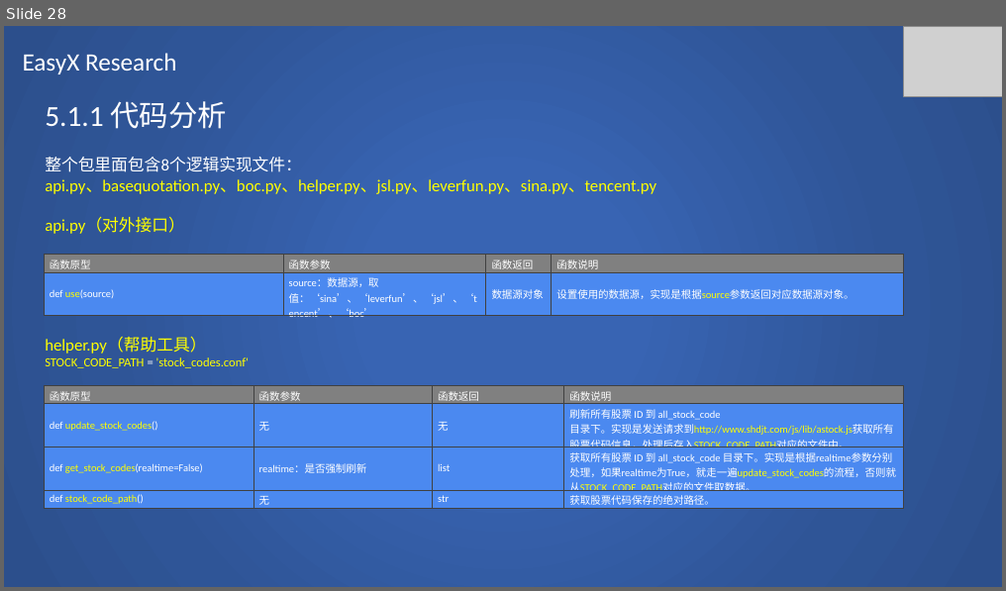
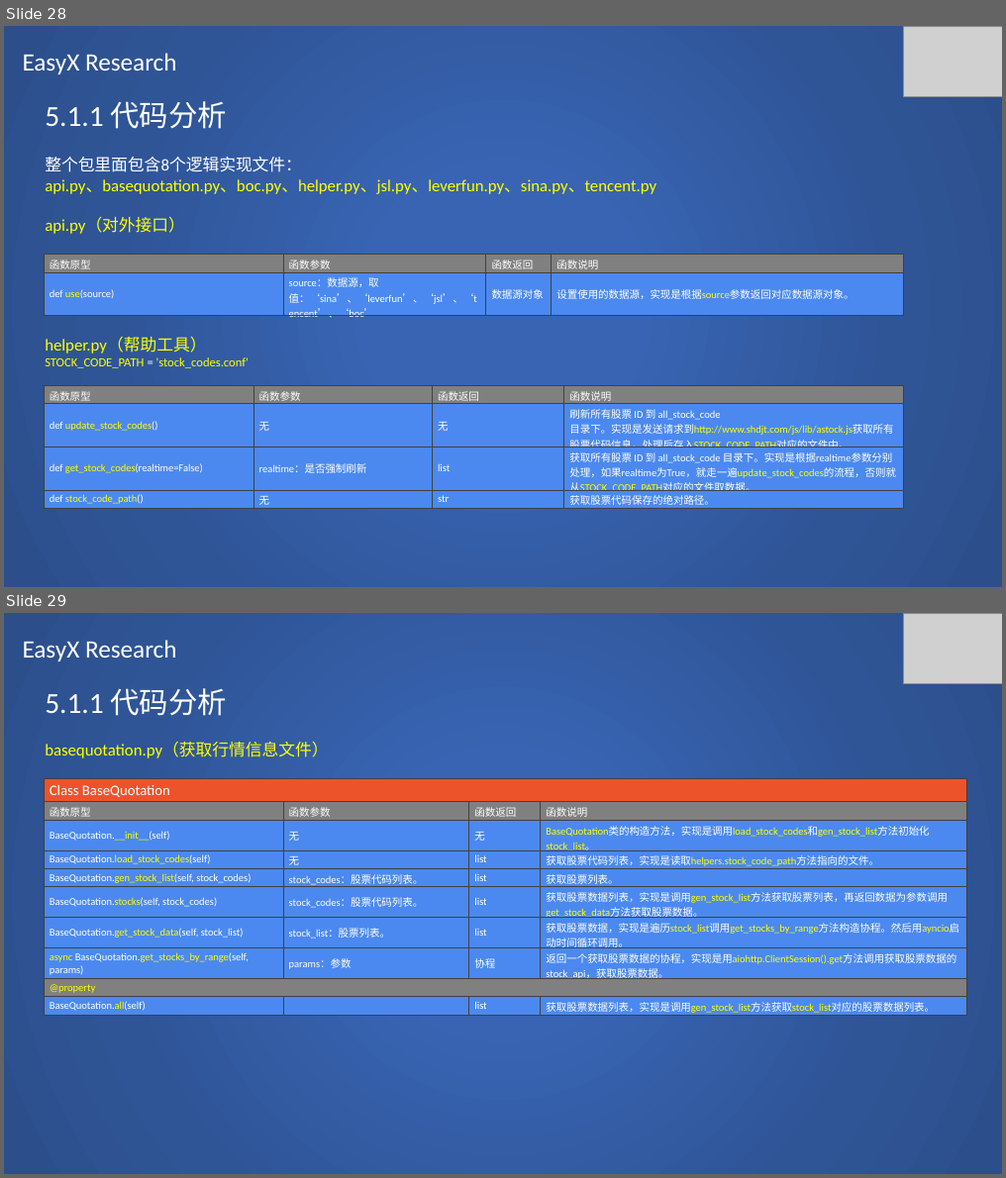
Before and after one commit to SCITLAS/Stellar, a slide deck: Research/easyx_research.pptx. Shown one above the other, each under a label of ours: slide 28 before the commit, slides 28 and 29 after it. The pictures are 1006x591 and 1006x1178 pixels, drawn with LibreOffice and Linux fonts; fonts in the diff are those of the drawing; grey boxes stand for pictures. Boxes give left, top, right and bottom in pixels: in the first picture for what was removed or moved away, otherwise in the second. Text is boxed around its words. In the diff, an @@ line names an element or a change of style, - is before the commit and + after.

Commit message:
60% done

```diff
--- a/Research/easyx_research.pptx
+++ b/Research/easyx_research.pptx
@@ slide 29 added at [4,613,1002,1174], background #FFFFFF @@
@@ rectangle added at [4,613,1002,1174], fill gradient #3864B3 to #2F5597 to #2C4F8C @@
@@ text added at [23,640,177,662], 24 pt, text #FFFFFF @@
+EasyX Research
@@ picture added at [903,613,1002,683] @@
@@ text added at [45,688,328,759], 16 pt, text #FFFF00 @@
+5.1.1 代码分析
+basequotation.py（获取行情信息文件）
@@ table added at [44,779,966,1017], 10 rows, 4 columns @@
+Class BaseQuotation |  |  | 
+函数原型 | 函数参数 | 函数返回 | 函数说明
+BaseQuotation.__init__(self) | 无 | 无 | BaseQuotation类的构造方法，实现是调用load_stock_codes和gen_stock_list方法初始化stock_list。
+BaseQuotation.load_stock_codes(self) | 无 | list | 获取股票代码列表，实现是读取helpers.stock_code_path方法指向的文件。
+BaseQuotation.gen_stock_list(self, stock_codes) | stock_codes：股票代码列表。 | list | 获取股票列表。
+BaseQuotation.stocks(self, stock_codes) | stock_codes：股票代码列表。 | list | 获取股票数据列表，实现是调用gen_stock_list方法获取股票列表，再返回数据为参数调用get_stock_data方法获取股票数据。
+BaseQuotation.get_stock_data(self, stock_list) | stock_list：股票列表。 | list | 获取股票数据，实现是遍历stock_list调用get_stocks_by_range方法构造协程。然后用ayncio启动时间循环调用。
+async BaseQuotation.get_stocks_by_range(self, params) | params：参数 | 协程 | 返回一个获取股票数据的协程，实现是用aiohttp.ClientSession().get方法调用获取股票数据的stock_api，获取股票数据。
+@property |  |  | 
+BaseQuotation.all(self) |  | list | 获取股票数据列表，实现是调用gen_stock_list方法获取stock_list对应的股票数据列表。
```
Also in this commit, not shown: 1 other slide added.
